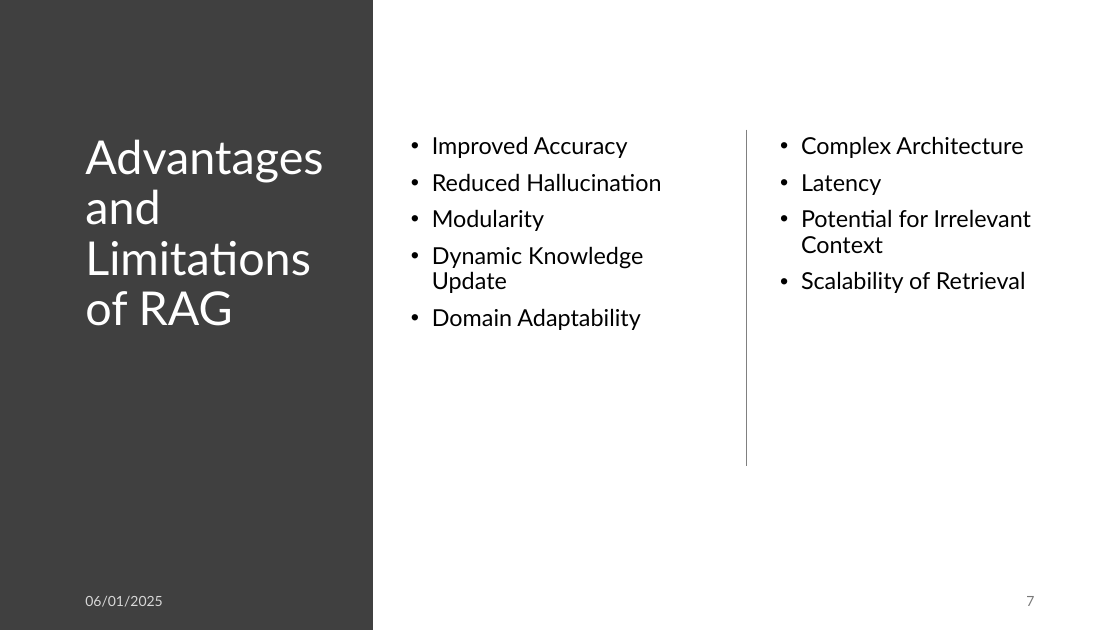
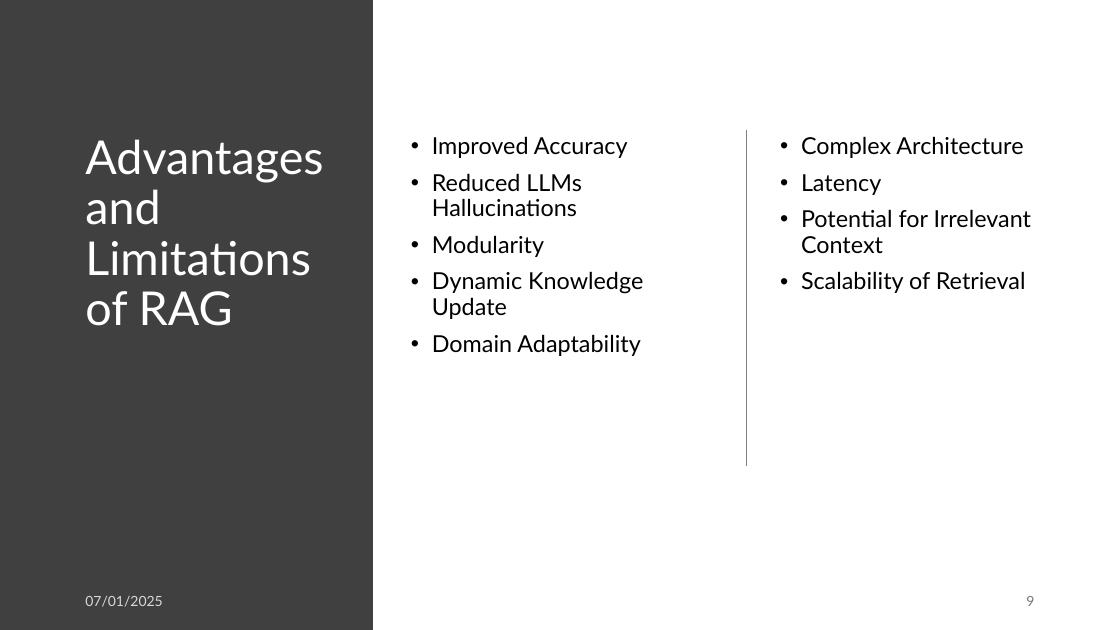
Before and after one commit to Duart3x/RAG-Monograph, a slide deck: slide 9 of presentation.pptx (slide 7 before the commit). Drawn at 1120x630 pixels with LibreOffice and Linux fonts; fonts in the diff are those of the drawing. Boxes give left, top, right and bottom in pixels: in the first picture for what was removed or moved away, otherwise in the second. Text is boxed around its words. In the diff, an @@ line names an element or a change of style, - is before the commit and + after.

Commit message:
Add context figure and explanation for RAG's handling of hallucination

```diff
--- a/presentation.pptx
+++ b/presentation.pptx
@@ text at (x1=432, y1=173, x2=581, y2=217): text changed @@
-• Reduced Hallucination
+• Reduced LLMs Hallucinations
@@ text at (x1=85, y1=596, x2=162, y2=607): text changed @@
-06/01/2025
+07/01/2025
@@ page number at (x1=1026, y1=596, x2=1034, y2=606): text changed @@
-7
+9
```
Also in this commit, not shown: 9 other slides changed, 3 slides added, 4 other files.
